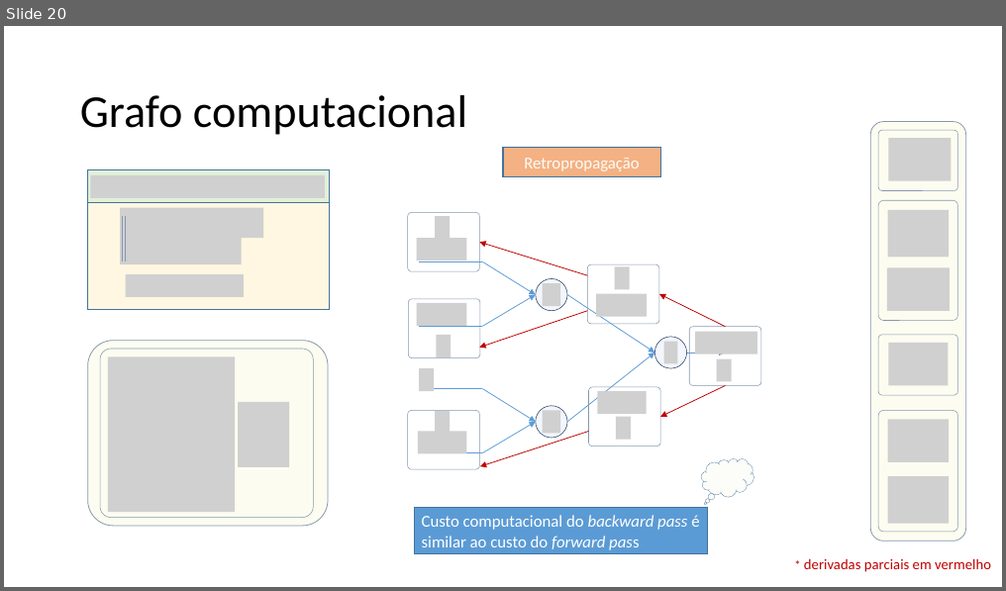
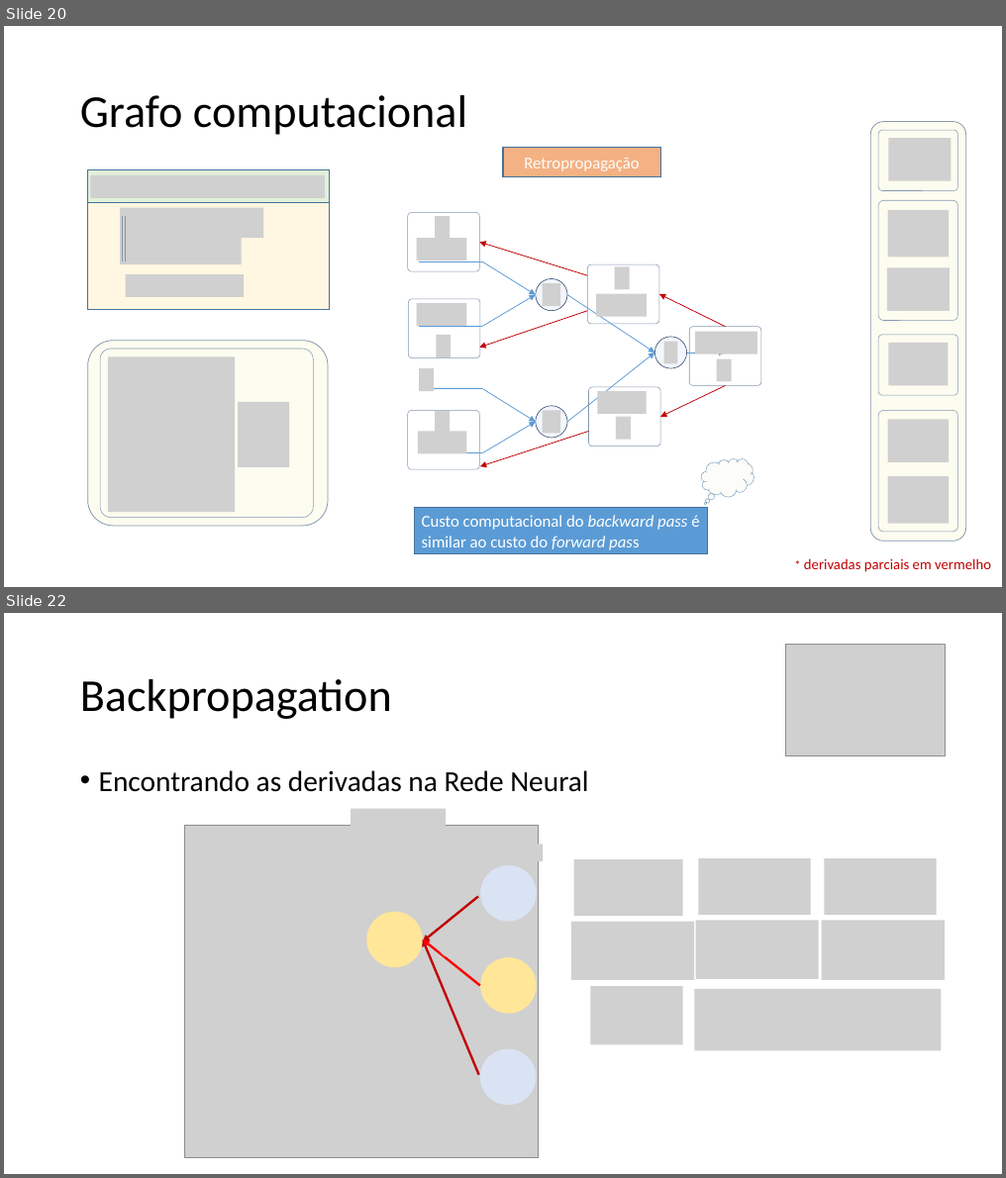
Before and after one commit to jairoalves/backpropagation, a slide deck: oficina de backpropagation/Apresentação_Equações.pptx. Shown one above the other, each under a label of ours: slide 20 before the commit, slides 20 and 22 after it; the slides between them are not shown. The pictures are 1006x591 and 1006x1178 pixels, drawn with LibreOffice and Linux fonts; fonts in the diff are those of the drawing; grey boxes stand for pictures; background and template pictures are left out. Boxes give left, top, right and bottom in pixels: in the first picture for what was removed or moved away, otherwise in the second. Text is boxed around its words. In the diff, an @@ line names an element or a change of style, - is before the commit and + after.

Commit message:
Apresentação até Backprop em um Neurônio
Apresentação completa até a explicação do backprop em um neurônio.

Próximo passo, explicar o cálculo dos deltas.

```diff
--- a/oficina de backpropagation/Apresentação_Equações.pptx
+++ b/oficina de backpropagation/Apresentação_Equações.pptx
@@ slide 22 added at [4,613,1002,1174], background #FFFFFF @@
@@ picture added at [785,645,945,757] @@
@@ title added at [80,679,392,719], 44 pt, text #000000 @@
+Backpropagation
@@ text added at [99,770,588,792], 28 pt, text #000000 @@
+• Encontrando as derivadas na Rede Neural
@@ picture added at [350,809,446,827] @@
@@ picture added at [185,826,539,1158] @@
@@ picture added at [473,845,543,862] @@
@@ ellipse added at [480,865,537,922], fill #DAE3F3 @@
@@ picture added at [573,861,683,916] @@
@@ picture added at [699,859,811,915] @@
@@ picture added at [825,859,937,915] @@
@@ arrow added from (478, 897) to (423, 942), #C00000 2.25 pt @@
@@ picture added at [441,884,464,910] @@
@@ ellipse added at [366,912,423,967], fill #FFE699 @@
@@ picture added at [439,933,462,959] @@
@@ picture added at [571,922,694,980] @@
@@ picture added at [696,921,819,980] @@
@@ picture added at [822,921,944,980] @@
@@ arrow added from (478, 1075) to (423, 940), #C00000 2.25 pt @@
@@ arrow added from (480, 986) to (423, 940), #FF0000 2.25 pt @@
@@ ellipse added at [480,959,537,1014], fill #FFE699 @@
@@ picture added at [590,986,683,1046] @@
@@ picture added at [694,989,942,1052] @@
@@ picture added at [466,1017,491,1043] @@
@@ ellipse added at [480,1050,537,1106], fill #DAE3F3 @@
```
Also in this commit, not shown: 3 slides changed, 1 other slide added, 1 slide removed.
